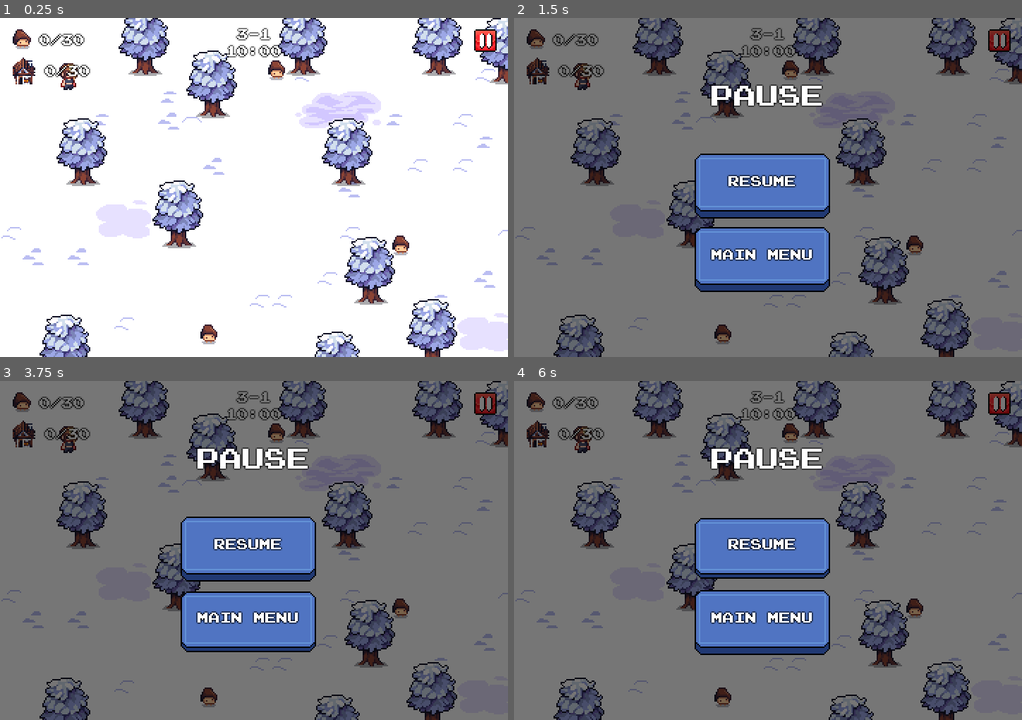
Above: before the commit, frames 1-4 (two rows, left to right).
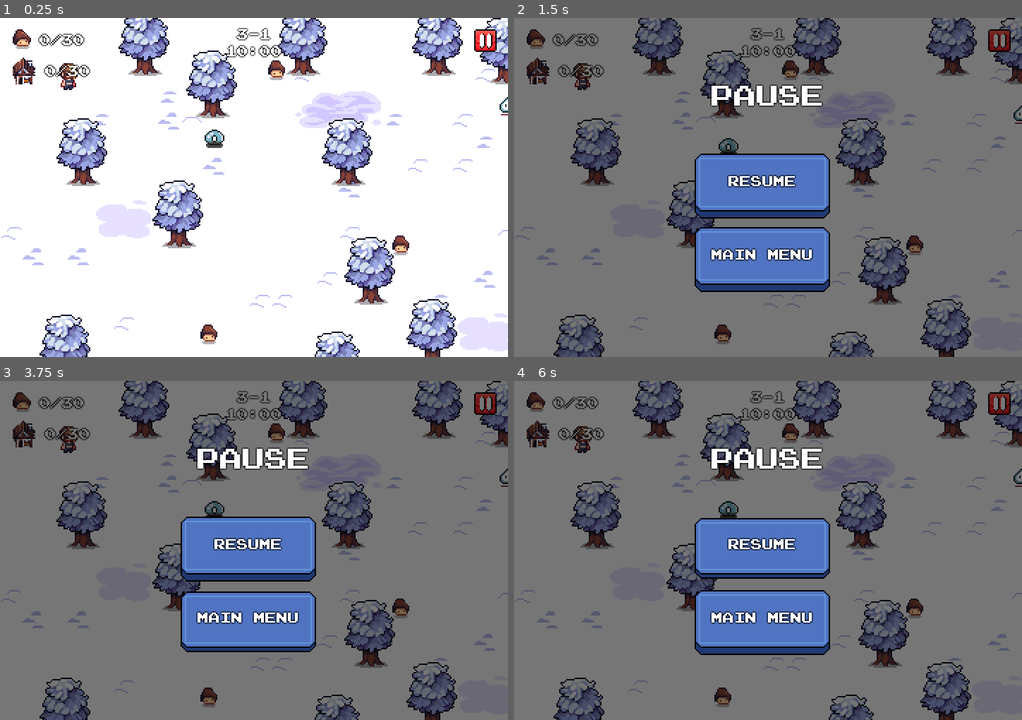
Above: after the commit, the same moments.

Repository: dmitrii-eremin/watch-your-step
Game: Godot game, scene res://scenes/levels/level_20.tscn
The game is run twice, just before and just after one commit, with the same random seed, the same clock (stepped at 60 frames per second) and the same inputs. This scene is started directly instead of the project's main scene.
Inputs (mouse positions are in pixels of both pictures, inside the frame that each line leads up to):
- Up to frame 1 (0.25 s): no input
- Up to frame 2 (1.5 s): click (1001, 41) at 0.5 s; tap Enter (ui_accept) at 1.25 s; move the mouse to (879, 170) at 1.27 s; hold Right (go_right) from 1.28 s (still down); click (879, 170) at 1.42 s
- Up to frame 3 (3.75 s): tap Enter (ui_accept) at 1.52, 2, 2.75, 3.5 s; release Right (go_right) at 2 s; drag from (152, 567) to (274, 431) at 2.02 s; move the mouse to (304, 475) at 2.77 s; hold Right (go_right) 2.78-3.5 s; drag from (228, 618) to (401, 608) at 3.52 s
- Up to frame 4 (6 s): move the mouse to (920, 601) at 4.27 s; hold Left (go_left) 4.28-5 s; tap Enter (ui_accept) at 4.52, 5, 5.75 s; drag from (615, 499) to (722, 696) at 5.02 s; move the mouse to (793, 550) at 5.77 s; hold Down (go_down) from 5.78 s (still down); click (793, 550) at 5.92 s

The runs differ from the first frame. In frame 1, 0.2% of the frame differs, in the area x 40-100%, y 23-39%; in frame 2, 0.2%; in frame 3, 0.2%; in frame 4, 0.2%.

Commit message:
level 20 completed

Diff:
--- a/scenes/levels/level_20.tscn
+++ b/scenes/levels/level_20.tscn
@@ -1,10 +1,65 @@
-[gd_scene load_steps=6 format=4 uid="uid://bsw8alq2ydbqx"]
+[gd_scene load_steps=16 format=4 uid="uid://bsw8alq2ydbqx"]
 
 [ext_resource type="PackedScene" uid="uid://ddtoa4aqk6jy3" path="res://scenes/levels/basic_level.tscn" id="1_j0w4h"]
 [ext_resource type="TileSet" uid="uid://cov4qvv0lopil" path="res://tilesets/winter.tres" id="2_5rpay"]
 [ext_resource type="PackedScene" uid="uid://cfav76elus1cx" path="res://scenes/tree.tscn" id="3_5rpay"]
 [ext_resource type="PackedScene" uid="uid://y1k0bbofm7jh" path="res://scenes/stone.tscn" id="4_qpktt"]
 [ext_resource type="PackedScene" uid="uid://b5ke8t4tm5p1c" path="res://scenes/mushroom.tscn" id="5_aq57r"]
+[ext_resource type="PackedScene" uid="uid://c5dyq0xckel6v" path="res://scenes/enemy.tscn" id="5_d85wr"]
+
+[sub_resource type="Curve2D" id="Curve2D_lgs6p"]
+_data = {
+"points": PackedVector2Array(0, 0, 0, 0, 152, 80, 0, 0, 0, 0, 152, 160, 0, 0, 0, 0, 240, 160, 0, 0, 0, 0, 152, 160, 0, 0, 0, 0, 152, 80)
+}
+point_count = 5
+
+[sub_resource type="Curve2D" id="Curve2D_d85wr"]
+_data = {
+"points": PackedVector2Array(0, 0, 0, 0, 360, 56, 0, 0, 0, 0, 360, 264, 0, 0, 0, 0, 360, 56)
+}
+point_count = 3
+
+[sub_resource type="Curve2D" id="Curve2D_0865j"]
+_data = {
+"points": PackedVector2Array(0, 0, 0, 0, 472, 256, 0, 0, 0, 0, 528, 256, 0, 0, 0, 0, 528, 160, 0, 0, 0, 0, 584, 160, 0, 0, 0, 0, 584, 80, 0, 0, 0, 0, 504, 80, 0, 0, 0, 0, 504, 232, 0, 0, 0, 0, 472, 232, 0, 0, 0, 0, 472, 256)
+}
+point_count = 9
+
+[sub_resource type="Curve2D" id="Curve2D_x0akd"]
+_data = {
+"points": PackedVector2Array(0, 0, 0, 0, 944, 128, 0, 0, 0, 0, 1120, 128, 0, 0, 0, 0, 944, 128)
+}
+point_count = 3
+
+[sub_resource type="Curve2D" id="Curve2D_v5cdi"]
+_data = {
+"points": PackedVector2Array(0, 0, 0, 0, 1264, 272, 0, 0, 0, 0, 944, 272, 0, 0, 0, 0, 1264, 272)
+}
+point_count = 3
+
+[sub_resource type="Curve2D" id="Curve2D_yajbp"]
+_data = {
+"points": PackedVector2Array(0, 0, 0, 0, 896, 432, 0, 0, 0, 0, 1200, 432, 0, 0, 0, 0, 896, 432)
+}
+point_count = 3
+
+[sub_resource type="Curve2D" id="Curve2D_tww4k"]
+_data = {
+"points": PackedVector2Array(0, 0, 0, 0, 984, 712, 0, 0, 0, 0, 872, 712, 0, 0, 0, 0, 984, 712)
+}
+point_count = 3
+
+[sub_resource type="Curve2D" id="Curve2D_h4p5x"]
+_data = {
+"points": PackedVector2Array(0, 0, 0, 0, 760, 888, 0, 0, 0, 0, 760, 704, 0, 0, 0, 0, 760, 888)
+}
+point_count = 3
+
+[sub_resource type="Curve2D" id="Curve2D_n7mij"]
+_data = {
+"points": PackedVector2Array(0, 0, 0, 0, 376, 728, 0, 0, 0, 0, 376, 856, 0, 0, 0, 0, 424, 856, 0, 0, 0, 0, 424, 728, 0, 0, 0, 0, 376, 728)
+}
+point_count = 5
 
 [node name="Level20" instance=ExtResource("1_j0w4h")]
 metadata/level = "level20"
@@ -398,6 +453,121 @@
 [node name="Enemies" type="Node2D" parent="YSortedObjects" index="3"]
 y_sort_enabled = true
 
+[node name="Path2D" type="Path2D" parent="YSortedObjects/Enemies" index="0"]
+curve = SubResource("Curve2D_lgs6p")
+
+[node name="PathFollow2D" type="PathFollow2D" parent="YSortedObjects/Enemies/Path2D" index="0"]
+position = Vector2(239.80608, 160)
+progress = 167.35606
+
+[node name="Enemy" parent="YSortedObjects/Enemies/Path2D" index="1" node_paths=PackedStringArray("path_follower") instance=ExtResource("5_d85wr")]
+position = Vector2(239.80608, 160)
+path_follower = NodePath("../PathFollow2D")
+
+[node name="Path2D2" type="Path2D" parent="YSortedObjects/Enemies" index="1"]
+curve = SubResource("Curve2D_d85wr")
+
+[node name="PathFollow2D" type="PathFollow2D" parent="YSortedObjects/Enemies/Path2D2" index="0"]
+position = Vector2(360, 116.72838)
+rotation = 1.5707964
+progress = 60.733078
+
+[node name="Enemy" parent="YSortedObjects/Enemies/Path2D2" index="1" node_paths=PackedStringArray("path_follower") instance=ExtResource("5_d85wr")]
+position = Vector2(360, 116.72838)
+path_follower = NodePath("../PathFollow2D")
+enemy_type = 3
+
+[node name="Path2D3" type="Path2D" parent="YSortedObjects/Enemies" index="2"]
+curve = SubResource("Curve2D_0865j")
+
+[node name="PathFollow2D" type="PathFollow2D" parent="YSortedObjects/Enemies/Path2D3" index="0"]
+position = Vector2(472, 239.69096)
+rotation = 1.5707964
+progress = 559.69727
+
+[node name="Enemy" parent="YSortedObjects/Enemies/Path2D3" index="1" node_paths=PackedStringArray("path_follower") instance=ExtResource("5_d85wr")]
+position = Vector2(472, 239.69096)
+speed = 50.0
+path_follower = NodePath("../PathFollow2D")
+enemy_type = 6
+
+[node name="Path2D4" type="Path2D" parent="YSortedObjects/Enemies" index="3"]
+curve = SubResource("Curve2D_x0akd")
+
+[node name="PathFollow2D" type="PathFollow2D" parent="YSortedObjects/Enemies/Path2D4" index="0"]
+position = Vector2(949.9271, 128)
+progress = 6.0274053
+
+[node name="Enemy" parent="YSortedObjects/Enemies/Path2D4" index="1" node_paths=PackedStringArray("path_follower") instance=ExtResource("5_d85wr")]
+position = Vector2(949.9271, 128)
+path_follower = NodePath("../PathFollow2D")
+enemy_type = 3
+
+[node name="Path2D5" type="Path2D" parent="YSortedObjects/Enemies" index="4"]
+curve = SubResource("Curve2D_v5cdi")
+
+[node name="PathFollow2D" type="PathFollow2D" parent="YSortedObjects/Enemies/Path2D5" index="0"]
+position = Vector2(1155.0175, 272)
+rotation = 3.1415925
+progress = 108.98435
+
+[node name="Enemy" parent="YSortedObjects/Enemies/Path2D5" index="1" node_paths=PackedStringArray("path_follower") instance=ExtResource("5_d85wr")]
+position = Vector2(1155.0175, 272)
+path_follower = NodePath("../PathFollow2D")
+enemy_type = 1
+
+[node name="Path2D6" type="Path2D" parent="YSortedObjects/Enemies" index="5"]
+curve = SubResource("Curve2D_yajbp")
+
+[node name="PathFollow2D" type="PathFollow2D" parent="YSortedObjects/Enemies/Path2D6" index="0"]
+position = Vector2(1058.6667, 432)
+progress = 162.66663
+
+[node name="Enemy" parent="YSortedObjects/Enemies/Path2D6" index="1" node_paths=PackedStringArray("path_follower") instance=ExtResource("5_d85wr")]
+position = Vector2(1058.6667, 432)
+speed = 30.0
+path_follower = NodePath("../PathFollow2D")
+enemy_type = 5
+
+[node name="Path2D7" type="Path2D" parent="YSortedObjects/Enemies" index="6"]
+curve = SubResource("Curve2D_tww4k")
+
+[node name="PathFollow2D" type="PathFollow2D" parent="YSortedObjects/Enemies/Path2D7" index="0"]
+position = Vector2(881.31146, 712)
+rotation = 3.1415925
+progress = 102.64194
+
+[node name="Enemy" parent="YSortedObjects/Enemies/Path2D7" index="1" node_paths=PackedStringArray("path_follower") instance=ExtResource("5_d85wr")]
+position = Vector2(881.31146, 712)
+path_follower = NodePath("../PathFollow2D")
+
+[node name="Path2D8" type="Path2D" parent="YSortedObjects/Enemies" index="7"]
+curve = SubResource("Curve2D_h4p5x")
+
+[node name="PathFollow2D" type="PathFollow2D" parent="YSortedObjects/Enemies/Path2D8" index="0"]
+position = Vector2(760, 822.3131)
+rotation = -1.5707964
+progress = 65.69075
+
+[node name="Enemy" parent="YSortedObjects/Enemies/Path2D8" index="1" node_paths=PackedStringArray("path_follower") instance=ExtResource("5_d85wr")]
+position = Vector2(760, 822.3131)
+path_follower = NodePath("../PathFollow2D")
+enemy_type = 3
+
+[node name="Path2D9" type="Path2D" parent="YSortedObjects/Enemies" index="8"]
+curve = SubResource("Curve2D_n7mij")
+
+[node name="PathFollow2D" type="PathFollow2D" parent="YSortedObjects/Enemies/Path2D9" index="0"]
+position = Vector2(376, 823.00604)
+rotation = 1.5707964
+progress = 95.0
+
+[node name="Enemy" parent="YSortedObjects/Enemies/Path2D9" index="1" node_paths=PackedStringArray("path_follower") instance=ExtResource("5_d85wr")]
+position = Vector2(376, 823.00604)
+speed = 30.0
+path_follower = NodePath("../PathFollow2D")
+enemy_type = 5
+
 [node name="Mushrooms" type="Node2D" parent="YSortedObjects" index="4"]
 y_sort_enabled = true
 
